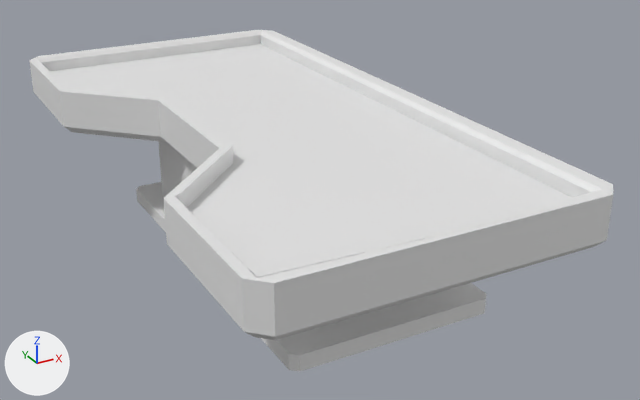
What one commit did to the FBX model Assets/3DModels/cardTable.fbx.
One viewpoint serves both versions: a 50 mm camera at (-2.21, -4.75, 2.69) aimed at (0.29, -0.2, 0.41). The axes (+X, +Y, +Z) are drawn at lower left. The lights are the same throughout.
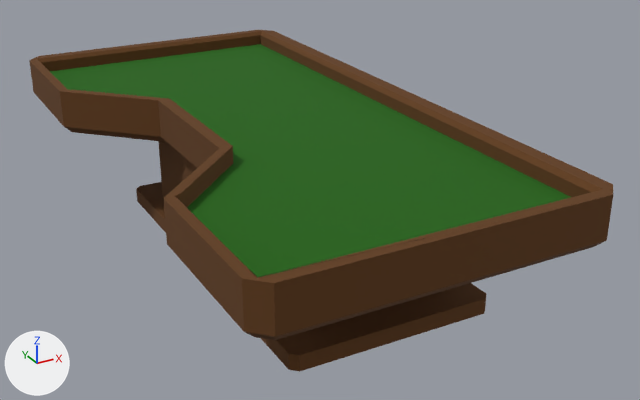
Changed parts and their boxes (x1, y1, x2, y2) in the pictures (640 x 400 px):
part 1 of me_cube_002, recoloured (white to brown): (29, 30, 613, 372) in both
part 2 of me_cube_002, recoloured (white to green): (50, 44, 571, 277) in both

What changed in the scene script:
```text
Add mat_tablemat2:
    mat_tablemat2 = principled_material('TableMat2')
    mat_tablemat2.base_color = (0.0111, 0.124, 0.0)  # dark green #1b6300
    mat_tablemat2.roughness = 1.0
Add mat_tablemat1:
    mat_tablemat1 = principled_material('TableMat1')
    mat_tablemat1.base_color = (0.12, 0.0444, 0.008)  # brown #613b16
    mat_tablemat1.roughness = 1.0
Change me_cube_002:
    where me_cube_002.from_pydata(...)  # 121 vertices, 108 faces; spans x -1.0..1.0, y -2.0..2.0, z 0.0..1.0
    used by ob_cube; location = (0.0, 0.0, 0.0)
    me_cube_002 part 1: 107 of the faces centred in x -1.0..1.0, y -2.0..2.0, z 0.0..1.0 switch from no material to mat_tablemat1 (brown #613b16)
    me_cube_002 part 2: the 1 face centred in x -0.36, y 0.0, z 0.9 switches from no material to mat_tablemat2 (dark green #1b6300)
    add me_cube_002.materials.append(mat_tablemat2)  # dark green #1b6300
```
